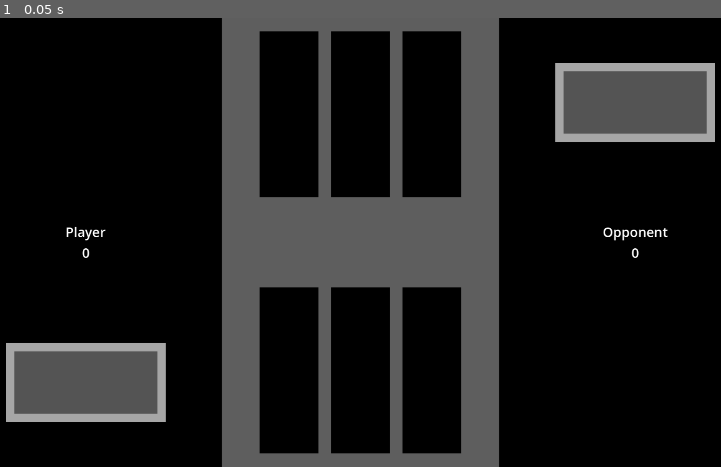
Above: before the commit, frame 1.
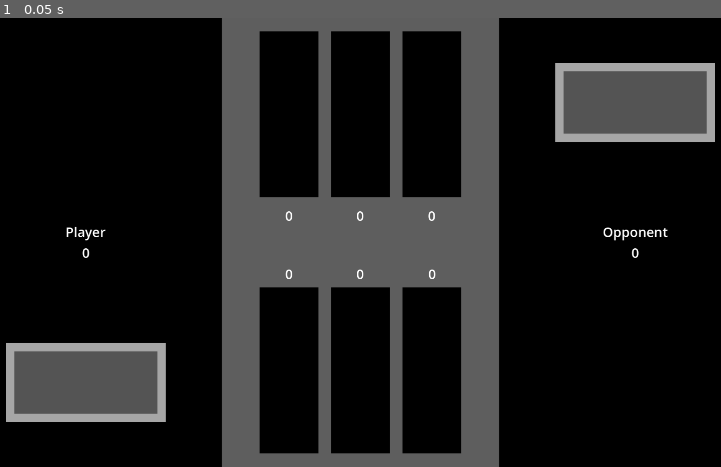
Above: after the commit, the same moment.

Repository: kimalysha93/knucklebones
Game: Godot game, scene res://knucklebones.tscn
Two runs of this game, one before a commit and one after it. Both use one fixed random seed, a clock stepped at 60 frames per second and the inputs below.
Inputs:
- Up to frame 1 (0.05 s): no input

The runs differ from the first frame. In frame 1, less than 0.1% of the frame differs, in the area x 39-61%, y 42-59%.

Commit message:
created column and total score labels

Diff:
--- a/knucklebones.tscn
+++ b/knucklebones.tscn
@@ -10,7 +10,7 @@
 
 [node name="Labels" type="Node" parent="."]
 
-[node name="Player" type="Label" parent="Labels"]
+[node name="PlayerName" type="Label" parent="Labels"]
 offset_left = 158.8
 offset_top = 489.5
 offset_right = 441.4
@@ -20,7 +20,47 @@
 horizontal_alignment = 1
 vertical_alignment = 1
 
-[node name="Opponent" type="Label" parent="Labels"]
+[node name="PlayerScoreTotal" type="Label" parent="Labels"]
+offset_left = 158.8
+offset_top = 540.0
+offset_right = 441.4
+offset_bottom = 590.5
+theme_override_font_sizes/font_size = 32
+text = "0"
+horizontal_alignment = 1
+vertical_alignment = 1
+
+[node name="PlayerScore1" type="Label" parent="Labels"]
+offset_left = 751.5
+offset_top = 590.5
+offset_right = 824.7
+offset_bottom = 641.0
+theme_override_font_sizes/font_size = 32
+text = "0"
+horizontal_alignment = 1
+vertical_alignment = 1
+
+[node name="PlayerScore2" type="Label" parent="Labels"]
+offset_left = 923.4
+offset_top = 590.5
+offset_right = 996.6
+offset_bottom = 641.0
+theme_override_font_sizes/font_size = 32
+text = "0"
+horizontal_alignment = 1
+vertical_alignment = 1
+
+[node name="PlayerScore3" type="Label" parent="Labels"]
+offset_left = 1095.6
+offset_top = 590.5
+offset_right = 1168.8
+offset_bottom = 641.0
+theme_override_font_sizes/font_size = 32
+text = "0"
+horizontal_alignment = 1
+vertical_alignment = 1
+
+[node name="OpponentName" type="Label" parent="Labels"]
 offset_left = 1478.6
 offset_top = 489.5
 offset_right = 1761.2
@@ -30,17 +70,7 @@
 horizontal_alignment = 1
 vertical_alignment = 1
 
-[node name="PlayerScore" type="Label" parent="Labels"]
-offset_left = 158.8
-offset_top = 540.0
-offset_right = 441.4
-offset_bottom = 590.5
-theme_override_font_sizes/font_size = 32
-text = "0"
-horizontal_alignment = 1
-vertical_alignment = 1
-
-[node name="OpponentScore" type="Label" parent="Labels"]
+[node name="OpponentScoreTotal" type="Label" parent="Labels"]
 offset_left = 1478.6
 offset_top = 540.0
 offset_right = 1761.2
@@ -49,3 +79,33 @@
 text = "0"
 horizontal_alignment = 1
 vertical_alignment = 1
+
+[node name="OppScore1" type="Label" parent="Labels"]
+offset_left = 751.5
+offset_top = 450.8
+offset_right = 824.7
+offset_bottom = 501.3
+theme_override_font_sizes/font_size = 32
+text = "0"
+horizontal_alignment = 1
+vertical_alignment = 1
+
+[node name="OppScore2" type="Label" parent="Labels"]
+offset_left = 923.2
+offset_top = 450.8
+offset_right = 996.4
+offset_bottom = 501.3
+theme_override_font_sizes/font_size = 32
+text = "0"
+horizontal_alignment = 1
+vertical_alignment = 1
+
+[node name="OppScore3" type="Label" parent="Labels"]
+offset_left = 1095.4
+offset_top = 450.8
+offset_right = 1168.6
+offset_bottom = 501.3
+theme_override_font_sizes/font_size = 32
+text = "0"
+horizontal_alignment = 1
+vertical_alignment = 1
